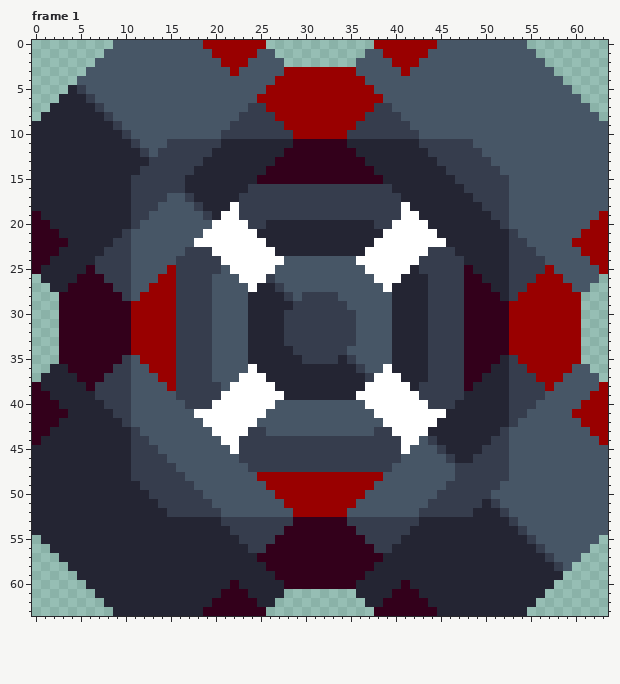
A pixel-art file gets an edit: sprites/blocks/drills/BLOOD EXTRACTOR/biotic-zlo-production-blood-extractor.ase. The picture above was drawn from the file before the commit.
64x64 pixels, 6 frames. Shown: frame 1.
The result:
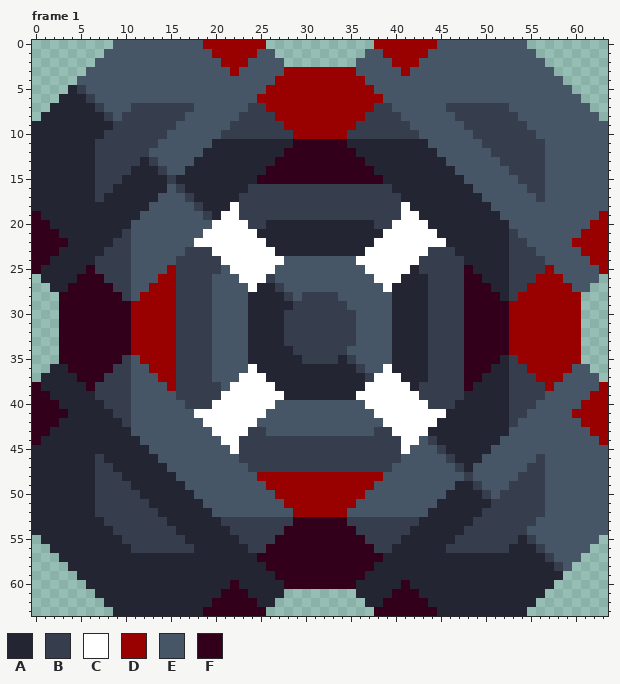
Palette (. is transparent): A #242533  B #363d4d  C #ffffff  D #990000  E #475666  F #33001b
The exact change:
Changed rows in their new state; - is an unchanged pixel.
Frame 1, layer "Layer":
first column x 7:
 7 ----BBBBBBB----------------------------BBBBBBB----
 8 ---BBBBBBB------------------------------BBBBBBB---
 9 ---BBBBBB--------------------------------BBBBBBB--
10 -BB-BBBB----------------------------------BBBBBBB-
11 BBBB-BB-EEEEEA----------------------AEEEEE-BBBBBBB
12 BBBBB--EEEEEA------------------------AEEEEE-BBBBBB
13 BBBBB--EEEEA--------------------------AEEEEE-BBBBB
14 BBBB-AA-EEA----------------------------AEEEEE-BBBB
15 BBB-AAAA-A------------------------------AEEEEE-BBB
16 BB--AAAAE--------------------------------AEEEE--BB
17 B---AAAE----------------------------------AEEE---B
18 ----AAE------------------------------------AEE----
19 ----AE--------------------------------------AE----
20 ----E----------------------------------------A----
first column x 7:
43 ----E----------------------------------------A----
44 ----AE--------------------------------------AE----
45 ----AAE------------------------------------AEE----
46 B---AAAE----------------------------------AEEE---B
47 BB--AAAAE--------------------------------AEEEE--BB
48 BBB-AAAAAE------------------------------E-EEEE-BBB
49 BBBB-AAAAAE----------------------------EAA-EE-BBBB
50 BBBBB-AAAAAE--------------------------EAAAA--BBBBB
51 BBBBBB-AAAAAE------------------------EAAAAA--BBBBB
52 BBBBBBB-AAAAAE----------------------EAAAAA-BB-BBBB
53 -BBBBBBB----------------------------------BBBB-BB-
54 --BBBBBBB--------------------------------BBBBBB---
55 ---BBBBBBB------------------------------BBBBBBB---
56 ----BBBBBBB----------------------------BBBBBBB----
Where, in picture pixels (left, top, right, bottom), the same in both pictures:
changed: (95, 103, 221, 229)
changed: (419, 103, 545, 229)
changed: (95, 427, 221, 553)
changed: (419, 427, 545, 553)
